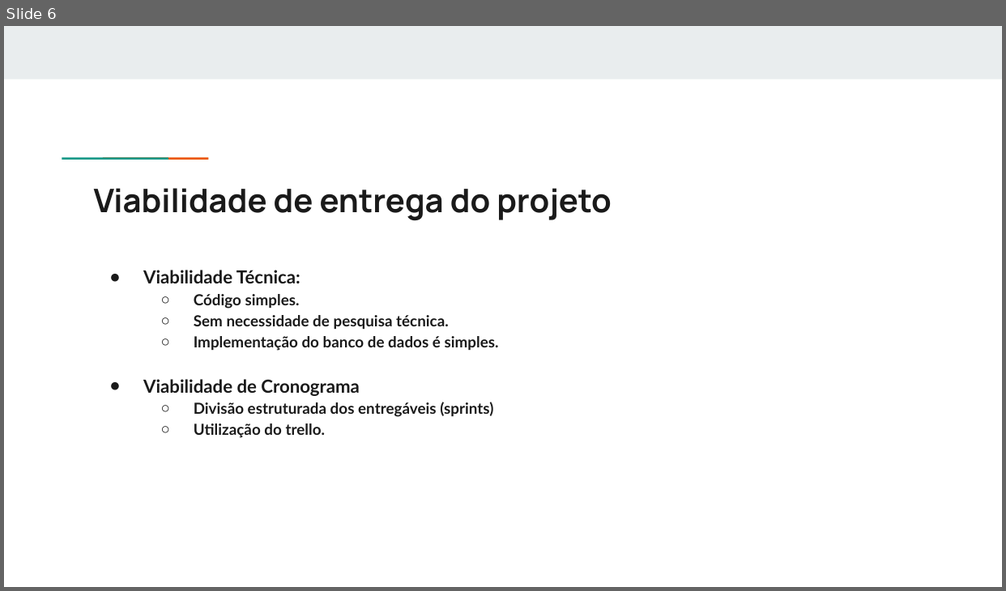
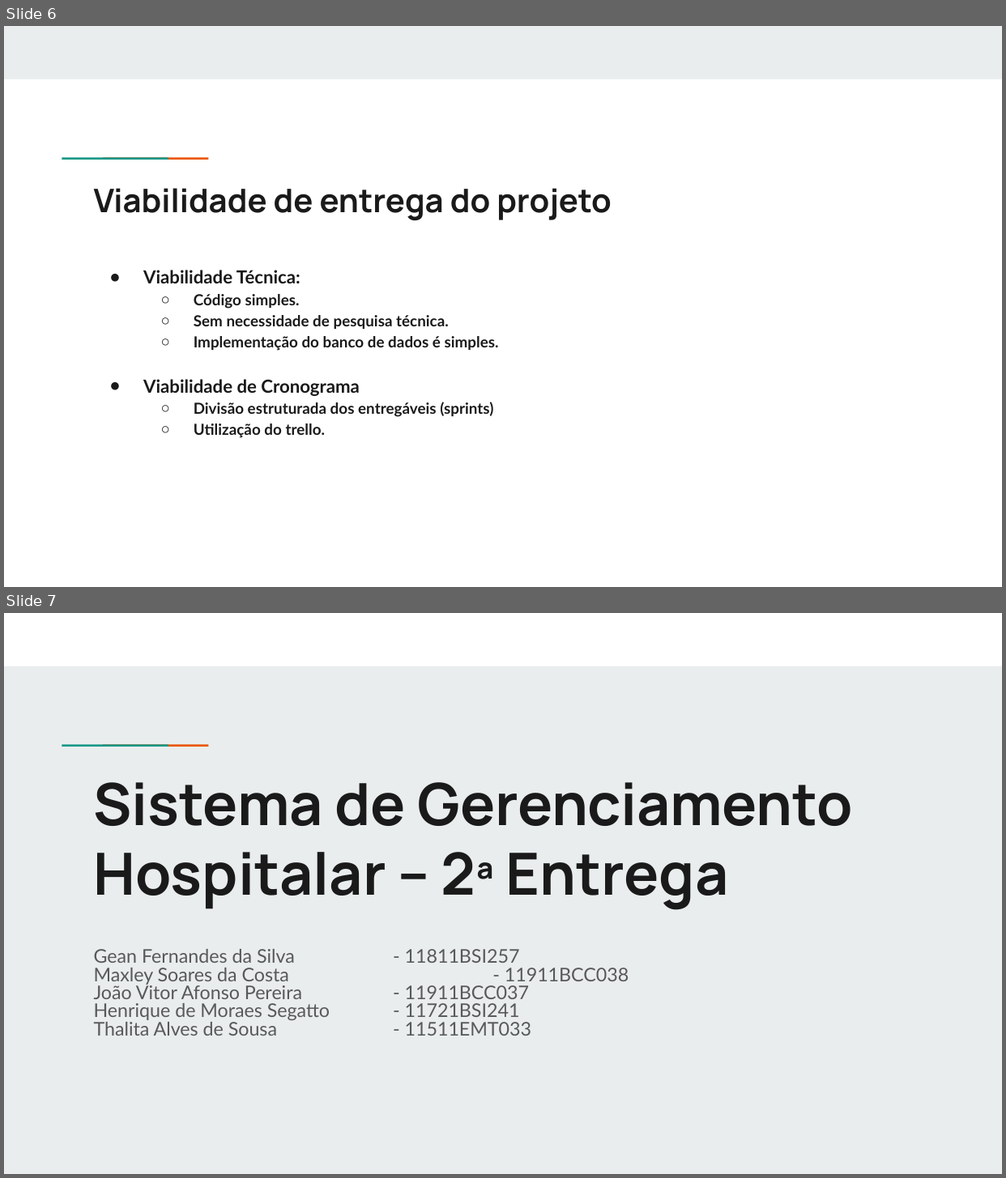
Before and after one commit to MaxCosta0/engenharia-de-software, a slide deck: ApresentacaoSGH.pptx. Shown one above the other, each under a label of ours: slide 6 before the commit, slides 6 and 7 after it. The pictures are 1006x591 and 1006x1178 pixels, drawn with LibreOffice and Linux fonts; fonts in the diff are those of the drawing. Boxes give left, top, right and bottom in pixels: in the first picture for what was removed or moved away, otherwise in the second. Text is boxed around its words. In the diff, an @@ line names an element or a change of style, - is before the commit and + after.

```diff
--- a/ApresentacaoSGH.pptx
+++ b/ApresentacaoSGH.pptx
@@ slide 7 added at <box>4,613,1002,1174</box>, background #E9EDEE; not listed: 2 template elements that a slide beside it also shows @@
@@ rectangle added at <box>4,613,1002,666</box>, fill #FFFFFF @@
@@ title added at <box>94,782,853,910</box>, 42 pt, text #1A1A1A, bold @@
+Sistema de Gerenciamento Hospitalar – 2ª Entrega
@@ subtitle added at <box>94,949,531,1036</box>, 13.6 pt, text #595959 @@
+Gean Fernandes da Silva - 11811BSI257
+Maxley Soares da Costa - 11911BCC038
+João Vitor Afonso Pereira - 11911BCC037
+Henrique de Moraes Segatto - 11721BSI241
+Thalita Alves de Sousa - 11511EMT033
```
Also in this commit, not shown: 6 other slides added.
